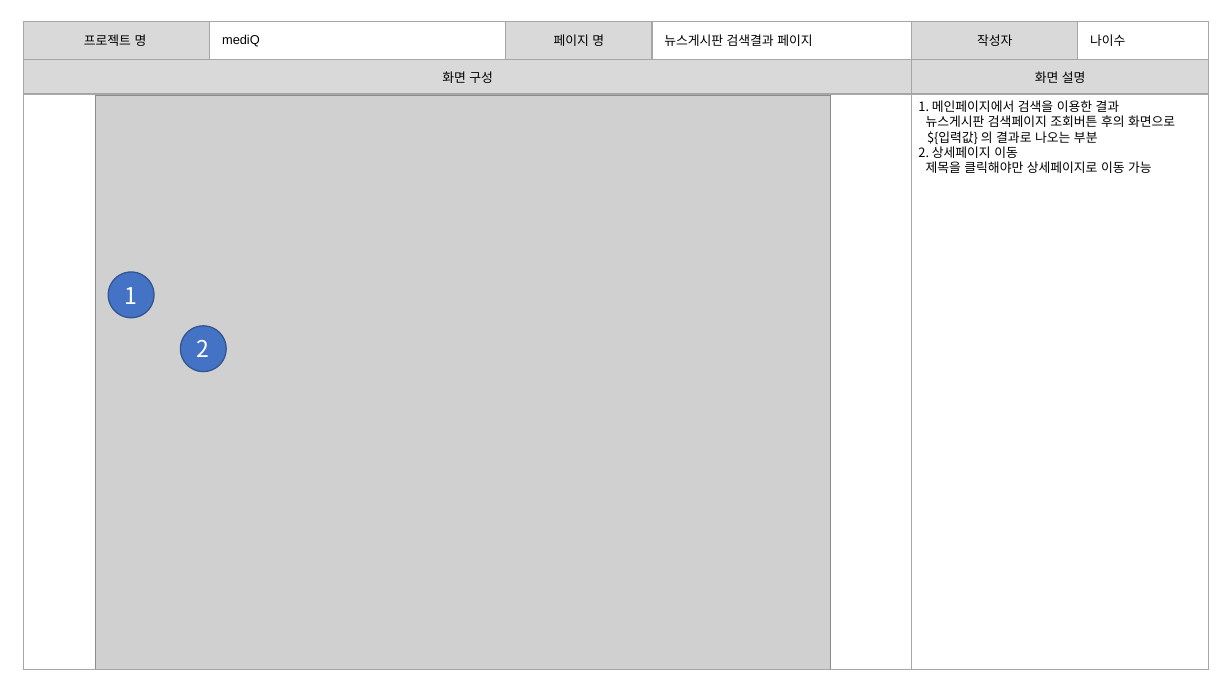
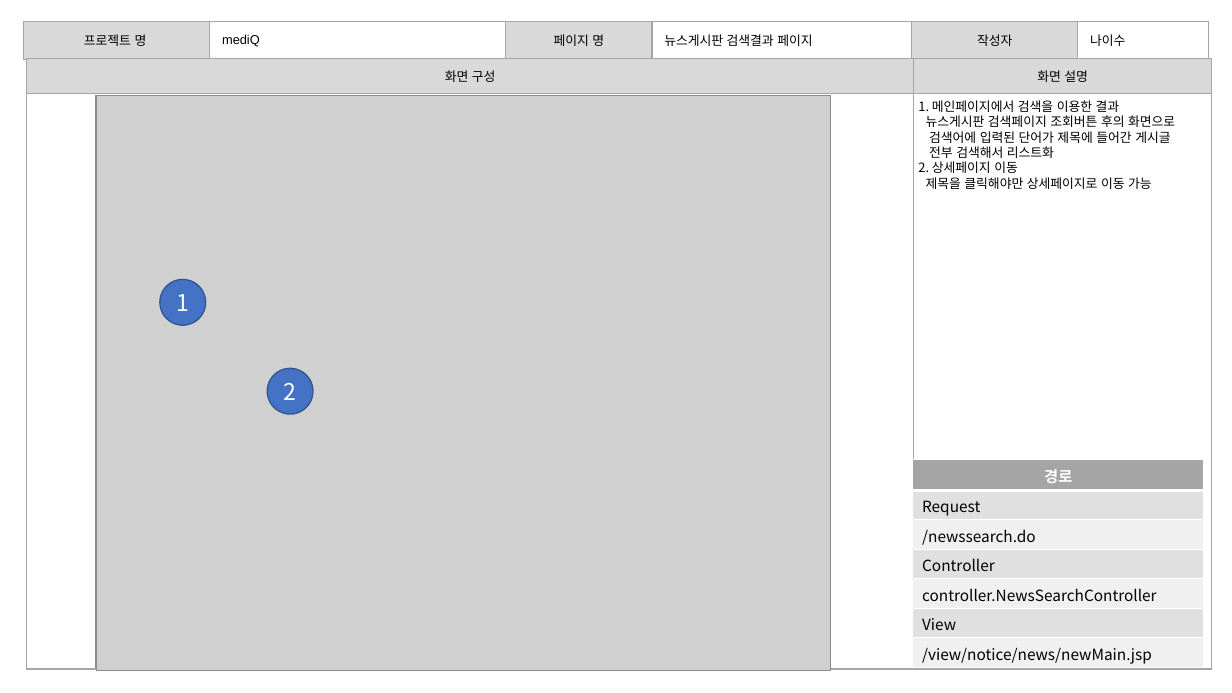
Before and after one commit to burnyst/mediQ, a slide deck: slide 33 of doc/0빅데이터분석프로젝트(공용)/[06] 스토리보드.pptx (slide 34 before the commit). Drawn at 1232x693 pixels with LibreOffice and Linux fonts; fonts in the diff are those of the drawing; grey boxes stand for pictures. Boxes give left, top, right and bottom in pixels: in the first picture for what was removed or moved away, otherwise in the second. Text is boxed around its words. In the diff, an @@ line names an element or a change of style, - is before the commit and + after.

```diff
--- a/doc/0빅데이터분석프로젝트(공용)/[06] 스토리보드.pptx
+++ b/doc/0빅데이터분석프로젝트(공용)/[06] 스토리보드.pptx
@@ picture added at (97,95,831,671) @@
@@ text at (929,131,1170,162): text changed @@
-${입력값} 의 결과로 나오는 부분
+검색어에 입력된 단어가 제목에 들어간 게시글
+전부 검색해서 리스트화
@@ ellipse "1": place and size @@
-ellipse "1" at (108,272,154,318)
+ellipse "1" at (160,279,206,325)
@@ ellipse "2": place and size @@
-ellipse "2" at (180,326,226,372)
+ellipse "2" at (267,369,313,415)
@@ table added at (913,460,1204,668), 7 rows, 1 columns @@
+경로
+Request
+/newssearch.do
+Controller
+controller.NewsSearchController
+View
+/view/notice/news/newMain.jsp
```
Also in this commit, not shown: 37 other slides changed, 3 slides removed, 3 other files.
